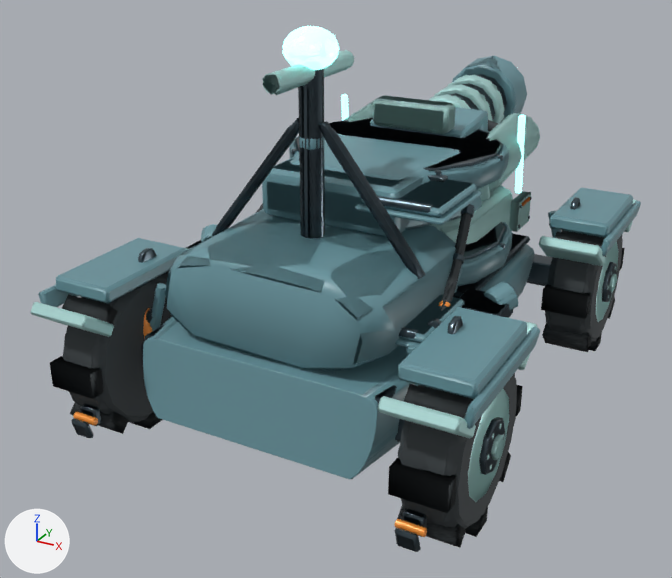
The FBX model unity/RogueCommandAssetAuthoring/Assets/RogueCommandExpansionSample/Models/SentinelRelay_LODs.fbx: old version first, new version second.
One viewpoint serves both versions: a 50 mm lens placed at (2.19, -4.46, 2.82), pointed at (-0.17, -0.17, 0.68). Every picture has the same lights, and +X, +Y and +Z are marked at lower left. The first picture is the older version. Vertices at exactly the same position are counted once.

The scene before the commit, as lines of its bpy script (objects in view):
```python
ob_sentinelrelay_lod0_gunmetal = bpy.data.objects.new('SentinelRelay_LOD0_Gunmetal', me_sentinelrelay_lod0_gunmetal_mesh_001)
ob_sentinelrelay_lod0_gunmetal.location = (-1.096, 1.05, 0.525)
ob_sentinelrelay_lod1_gunmetal = bpy.data.objects.new('SentinelRelay_LOD1_Gunmetal', me_sentinelrelay_lod1_gunmetal_mesh_001)
ob_sentinelrelay_lod1_gunmetal.location = (-1.096, 1.05, 0.525)
ob_sentinelrelay_lod1_primaryarmor = bpy.data.objects.new('SentinelRelay_LOD1_PrimaryArmor', me_sentinelrelay_lod1_primaryarmor_mesh_001)
ob_sentinelrelay_lod1_primaryarmor.location = (0.0, 0.0, 0.0)
ob_sentinelrelay_lod1_tread = bpy.data.objects.new('SentinelRelay_LOD1_Tread', me_sentinelrelay_lod1_tread_mesh_001)
ob_sentinelrelay_lod1_tread.location = (-0.95, 1.05, 0.525)
ob_sentinelrelay_lod2_gunmetal = bpy.data.objects.new('SentinelRelay_LOD2_Gunmetal', me_sentinelrelay_lod2_gunmetal_mesh_001)
ob_sentinelrelay_lod2_gunmetal.location = (-1.096, 1.05, 0.525)
ob_sentinelrelay_lod2_primaryarmor = bpy.data.objects.new('SentinelRelay_LOD2_PrimaryArmor', me_sentinelrelay_lod2_primaryarmor_mesh_001)
ob_sentinelrelay_lod2_primaryarmor.location = (0.0, 0.0, 0.0)
ob_sentinelrelay_lod2_tread = bpy.data.objects.new('SentinelRelay_LOD2_Tread', me_sentinelrelay_lod2_tread_mesh_001)
ob_sentinelrelay_lod2_tread.location = (-0.95, 1.05, 0.525)
# also in view: 'SentinelRelay_LOD1_WheelRim' at (0.0, 0.0, 0.52); 'SentinelRelay_LOD1_LightArmor' at (0.0, 0.0, 1.41); 'SentinelRelay_LOD2_WheelRim' at (0.0, 0.0, 0.52); 'SentinelRelay_LOD0_LightArmor' at (0.0, 0.0, 1.41); 'SentinelRelay_LOD0_PrimaryArmor' at (0.0, 0.19, 1.01)
```
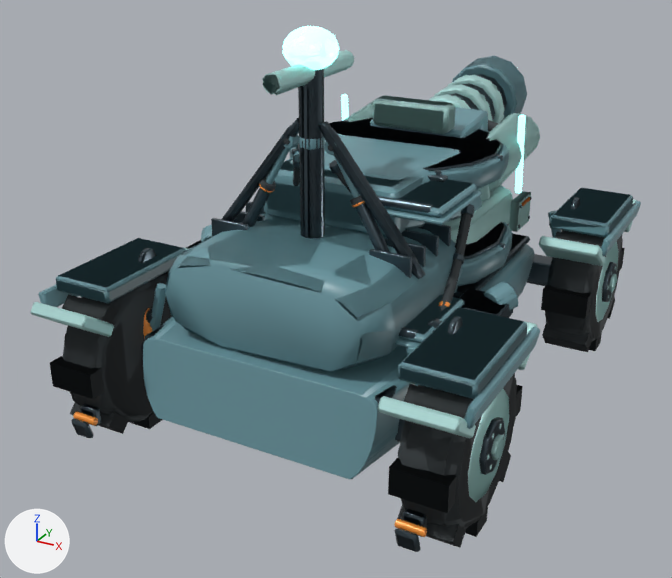
What changed in the scene script:
```text
Change me_sentinelrelay_lod0_gunmetal_mesh_001:
    remove me_sentinelrelay_lod0_gunmetal_mesh_001.from_pydata(...)  # 3015 vertices, 5718 faces; spans x -0.02..2.21, y -2.59..0.6, z -0.32..1.51
    add me_sentinelrelay_lod0_gunmetal_mesh_001.from_pydata(...)  # 4479 vertices, 8554 faces; spans x -0.02..2.21, y -2.59..0.6, z -0.32..1.51
    me_sentinelrelay_lod0_gunmetal_mesh_001 part 3: the loose piece of 60 vertices spanning x 1.0..1.2, y -2.23..-1.97, z -0.18..0.07 is copied, and the copy is multiplied about its middle by the matrix ((0.814, -0.205, 0.0), (0.0, 0.0, -0.234), (1.466, 0.114, 0.0)), then moved by (-0.33, 0.33, 0.83); it spans x 0.66..0.86, y -1.8..-1.74, z 0.62..0.92
    me_sentinelrelay_lod0_gunmetal_mesh_001 part 4: the loose piece of 60 vertices spanning x 1.0..1.2, y -2.23..-1.97, z -0.18..0.07 is copied, and the copy is multiplied about its middle by the matrix ((-0.814, 0.205, 0.0), (0.0, 0.0, 0.234), (1.466, 0.114, 0.0)), then moved by (0.33, 0.33, 0.83); it spans x 1.33..1.53, y -1.8..-1.74, z 0.62..0.92
    me_sentinelrelay_lod0_gunmetal_mesh_001 part 5: the loose piece of 36 vertices spanning x 1.08..1.11, y -1.42..-1.39, z 0.91..0.94 is copied, and the copy is multiplied about its middle by the matrix ((-1.427, -0.851, -0.581), (-1.03, 1.179, 0.804), (0.0, 0.992, -1.454)), then moved by (-0.11, -0.32, 0.12); it spans x 0.96..1.02, y -1.76..-1.69, z 1.01..1.07
    me_sentinelrelay_lod0_gunmetal_mesh_001 part 6: the loose piece of 36 vertices spanning x 1.08..1.11, y -1.42..-1.39, z 0.91..0.94 is copied, and the copy is multiplied about its middle by the matrix ((-1.427, 0.851, 0.581), (1.03, 1.179, 0.804), (0.0, 0.992, -1.454)), then moved by (0.11, -0.32, 0.12); it spans x 1.17..1.23, y -1.76..-1.69, z 1.01..1.07
    me_sentinelrelay_lod0_gunmetal_mesh_001 part 7: 984 vertices added at x 0.52..1.67, y -2.1..-0.25, z 0.42..0.7
    other edits to the shape of me_sentinelrelay_lod0_gunmetal_mesh_001 do not show in these pictures
Change me_sentinelrelay_lod2_gunmetal_mesh_001:
    remove me_sentinelrelay_lod2_gunmetal_mesh_001.from_pydata(...)  # 855 vertices, 1398 faces; spans x -0.02..2.21, y -2.59..0.6, z -0.32..1.51
    add me_sentinelrelay_lod2_gunmetal_mesh_001.from_pydata(...)  # 1255 vertices, 2106 faces; spans x -0.02..2.21, y -2.59..0.6, z -0.32..1.51
    me_sentinelrelay_lod2_gunmetal_mesh_001 part 10: 20 vertices moved from x 0.13..2.06, y -2.05..0.48, z -0.31..0.55 to x 0.12..2.06, y -2.06..0.49, z -0.31..0.55; 21 vertices removed from x 0.12..2.07, y -2.13..0.45, z -0.23..1.26; 297 vertices added at x 0.13..2.07, y -2.13..0.47, z -0.31..1.26
    other edits to the shape of me_sentinelrelay_lod2_gunmetal_mesh_001 do not show in these pictures
Change me_sentinelrelay_lod1_gunmetal_mesh_001:
    remove me_sentinelrelay_lod1_gunmetal_mesh_001.from_pydata(...)  # 1575 vertices, 2838 faces; spans x -0.02..2.21, y -2.59..0.6, z -0.32..1.51
    add me_sentinelrelay_lod1_gunmetal_mesh_001.from_pydata(...)  # 2330 vertices, 4256 faces; spans x -0.02..2.21, y -2.59..0.6, z -0.32..1.51
    me_sentinelrelay_lod1_gunmetal_mesh_001 part 11: 4 vertices moved within x 1.94, y -2.06..-0.07, z 0.42..0.51; 34 vertices removed from x 0.22..1.97, y -2.16..0.1, z -0.18..0.79; 643 vertices added at x 0.13..2.07, y -2.17..0.25, z -0.18..1.09
    other edits to the shape of me_sentinelrelay_lod1_gunmetal_mesh_001 do not show in these pictures
Change me_sentinelrelay_lod2_primaryarmor_mesh_001:
    remove me_sentinelrelay_lod2_primaryarmor_mesh_001.from_pydata(...)  # 425 vertices, 722 faces; spans x -1.16..1.16, y -1.46..1.84, z 0.31..1.72
    add me_sentinelrelay_lod2_primaryarmor_mesh_001.from_pydata(...)  # 506 vertices, 860 faces; spans x -1.16..1.16, y -1.46..1.84, z 0.31..1.72
    me_sentinelrelay_lod2_primaryarmor_mesh_001 part 8: 1 vertex moved from x -0.54, y -1.23, z 0.9 to x -0.54, y -1.23, z 0.98; 21 vertices removed from x -1.14..1.14, y -1.46..-0.25, z 0.31..1.13; 87 vertices added at x -1.16..1.16, y -1.46..-0.25, z 0.31..1.72
    other edits to the shape of me_sentinelrelay_lod2_primaryarmor_mesh_001 do not show in these pictures
Change me_sentinelrelay_lod1_tread_mesh_001:
    remove me_sentinelrelay_lod1_tread_mesh_001.from_pydata(...)  # 466 vertices, 764 faces; spans x -0.14..2.04, y -2.56..0.46, z -0.46..0.92
    add me_sentinelrelay_lod1_tread_mesh_001.from_pydata(...)  # 652 vertices, 1112 faces; spans x -0.14..2.04, y -2.56..0.46, z -0.46..1.17
    me_sentinelrelay_lod1_tread_mesh_001 part 1: 8 vertices moved from x 0.24..2.02, y -1.92..-1.11, z -0.32..0.72 to x 0.22..2.04, y -1.91..-1.11, z -0.29..0.73; 48 vertices removed from x -0.14..2.04, y -2.5..-1.11, z -0.39..0.74; 148 vertices added at x -0.14..2.04, y -2.52..-1.11, z -0.41..1.17
    me_sentinelrelay_lod1_tread_mesh_001 part 2: 4 vertices moved from x 1.06..2.04, y -0.29..0.1, z 0.23..0.86 to x 1.07..2.04, y -0.33..0.12, z 0.16..0.91; 22 vertices removed from x 0.82..2.04, y -0.41..0.41, z -0.43..0.92; 49 vertices added at x 0.82..2.04, y -0.42..0.42, z -0.41..0.91
    other edits to the shape of me_sentinelrelay_lod1_tread_mesh_001 do not show in these pictures
Change me_sentinelrelay_lod1_primaryarmor_mesh_001:
    remove me_sentinelrelay_lod1_primaryarmor_mesh_001.from_pydata(...)  # 786 vertices, 1444 faces; spans x -1.16..1.16, y -1.46..1.84, z 0.3..1.72
    add me_sentinelrelay_lod1_primaryarmor_mesh_001.from_pydata(...)  # 936 vertices, 1720 faces; spans x -1.16..1.16, y -1.46..1.84, z 0.3..1.72
    me_sentinelrelay_lod1_primaryarmor_mesh_001 part 9: 22 vertices moved from x -1.11..1.11, y -1.37..1.57, z 0.76..1.57 to x -1.11..1.11, y -1.36..1.57, z 0.75..1.57; 44 vertices removed from x -1.12..1.12, y -1.37..1.83, z 0.31..1.72; 141 vertices added at x -1.12..1.12, y -1.38..1.84, z 0.3..1.72
    other edits to the shape of me_sentinelrelay_lod1_primaryarmor_mesh_001 do not show in these pictures
```

What differs and where, as boxes [x1, y1, x2, y2] in the pictures (672 x 578 px):
part 1 of me_sentinelrelay_lod1_tread_mesh_001, reshaped (mostly hidden before): before [63, 203, 516, 527]; after [64, 143, 471, 422]
part 2 of me_sentinelrelay_lod1_tread_mesh_001, cut back (mostly hidden before): before [546, 234, 622, 337]; after [545, 230, 623, 342]
part 3 of me_sentinelrelay_lod0_gunmetal_mesh_001, added: after [242, 188, 270, 227]
part 4 of me_sentinelrelay_lod0_gunmetal_mesh_001, added: after [355, 203, 390, 252]
part 5 of me_sentinelrelay_lod0_gunmetal_mesh_001, added: after [293, 154, 300, 168]
part 6 of me_sentinelrelay_lod0_gunmetal_mesh_001, added: after [329, 160, 341, 174]
part 7 of me_sentinelrelay_lod0_gunmetal_mesh_001, added: after [211, 201, 451, 278]
part 8 of me_sentinelrelay_lod2_primaryarmor_mesh_001, reshaped: before [167, 227, 473, 410]; after [54, 141, 530, 408]
part 9 of me_sentinelrelay_lod1_primaryarmor_mesh_001, reshaped: before [56, 67, 608, 403]; after [153, 139, 606, 403]
part 10 of me_sentinelrelay_lod2_gunmetal_mesh_001, built on (mostly hidden): before [212, 123, 580, 335]; after [223, 123, 577, 335]
part 11 of me_sentinelrelay_lod1_gunmetal_mesh_001, built on (mostly hidden): before [138, 199, 574, 442]; after [150, 189, 577, 442]
